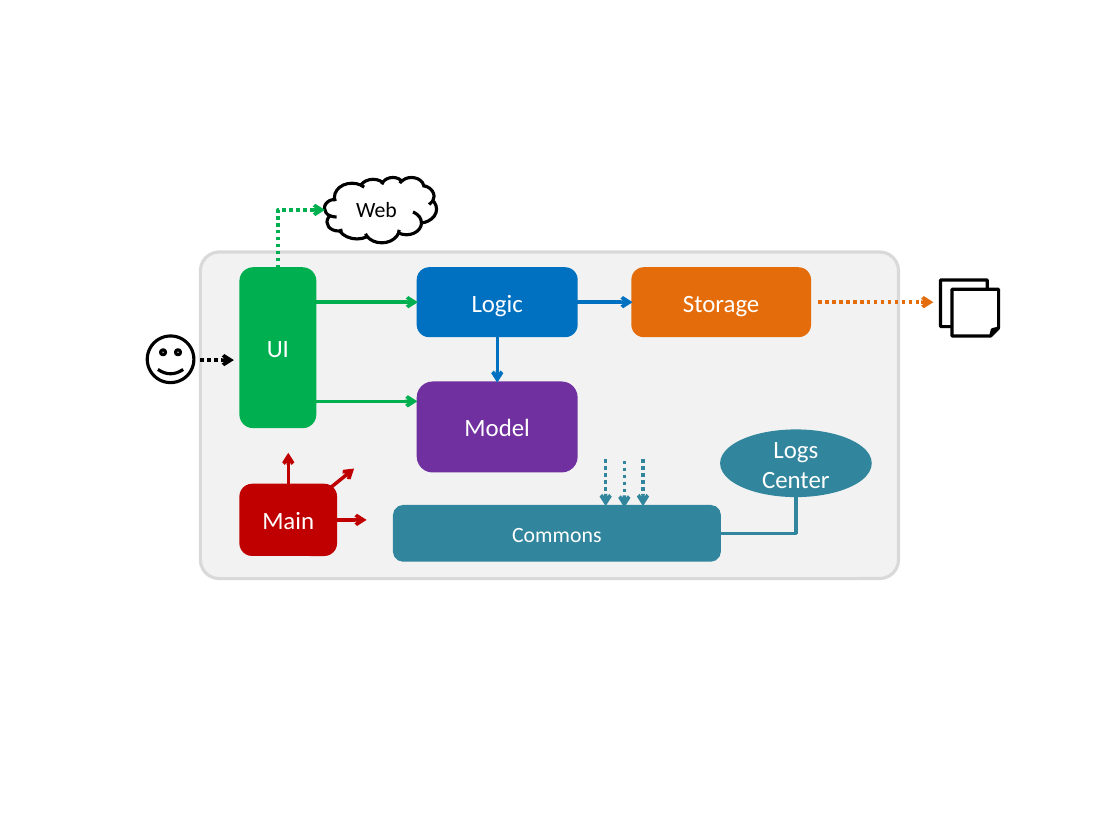
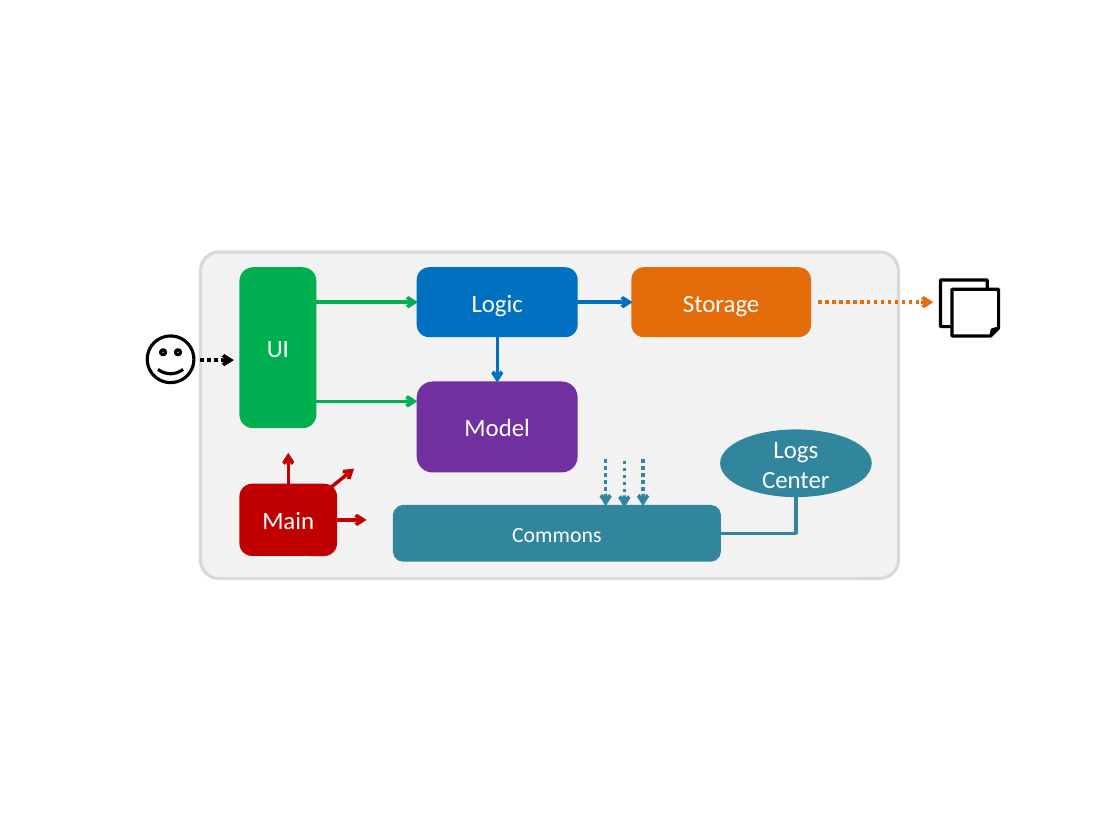
Before and after one commit to se-edu/addressbook-level3, a slide deck: slide 1 of docs/diagrams/Architecture.pptx. Drawn at 1120x840 pixels with LibreOffice and Linux fonts; fonts in the diff are those of the drawing. Boxes give left, top, right and bottom in pixels: in the first picture for what was removed or moved away, otherwise in the second. Text is boxed around its words. In the diff, an @@ line names an element or a change of style, - is before the commit and + after.

```diff
--- a/docs/diagrams/Architecture.pptx
+++ b/docs/diagrams/Architecture.pptx
@@ cloud removed at bbox=[325, 177, 437, 242] @@
-Web
@@ elbow arrow removed from (278, 269) to (325, 211) @@
```
Also in this commit, not shown: 1 other file.
